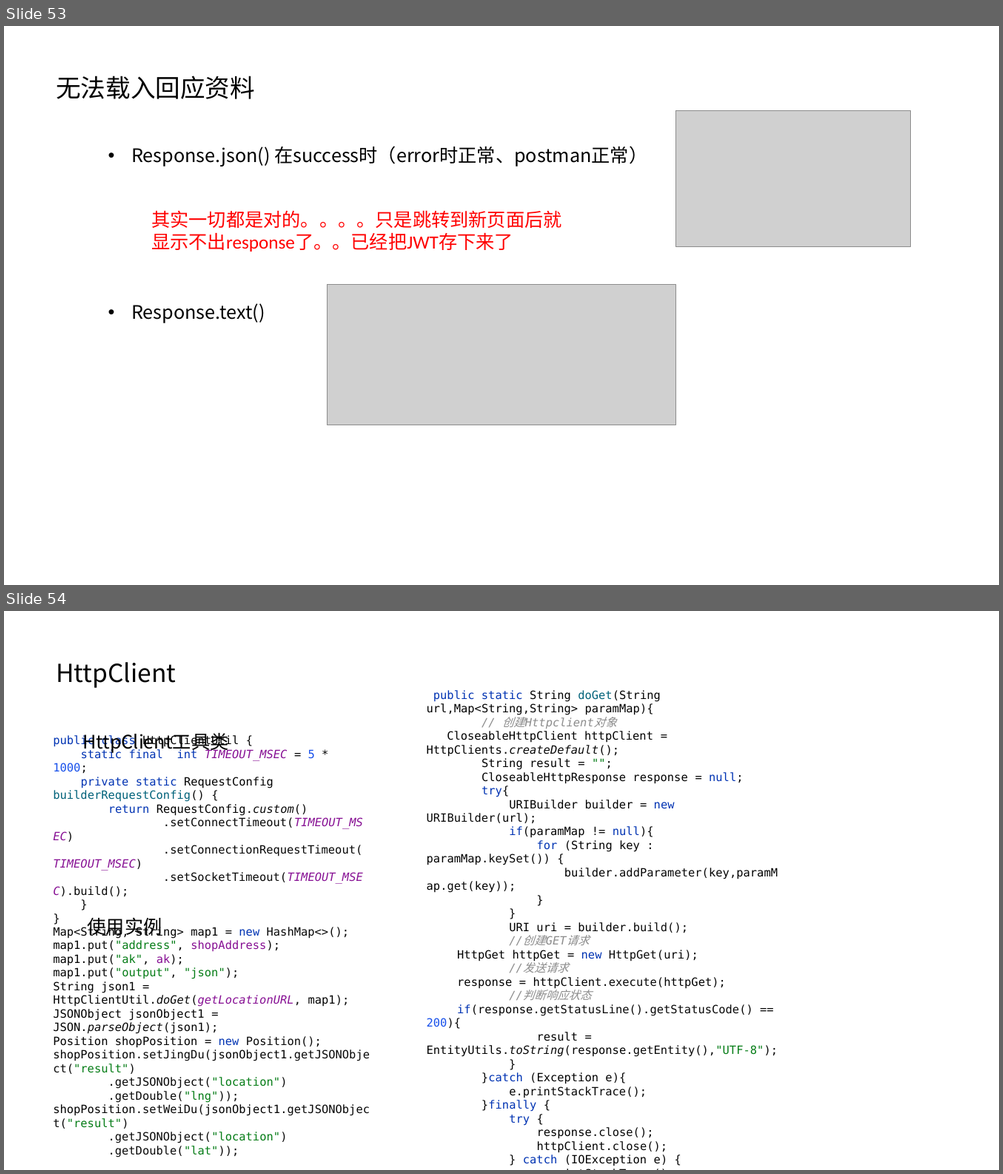
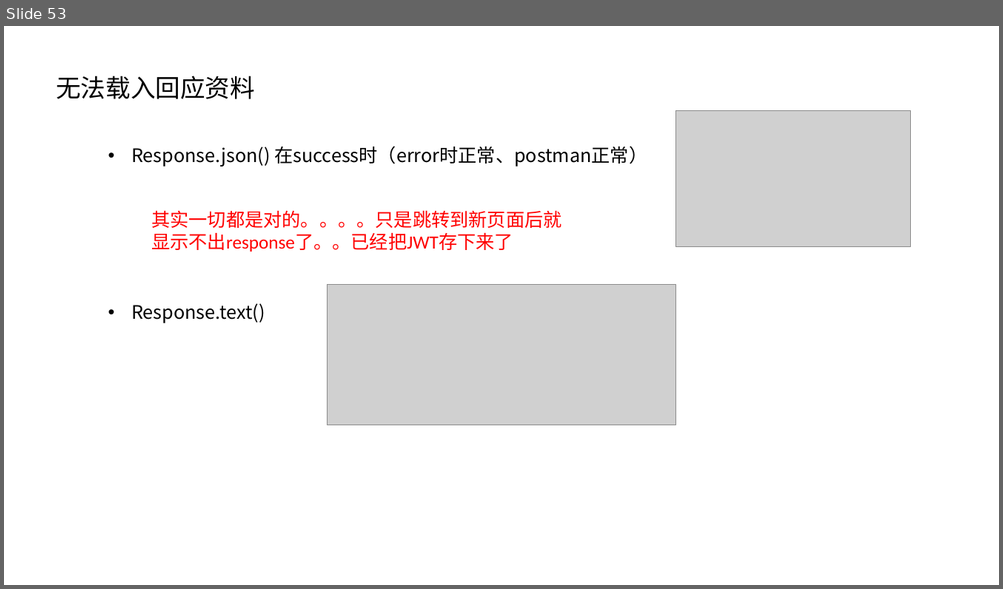
Before and after one commit to 7000qwq/gold, a slide deck: design.pptx. Shown one above the other, each under a label of ours: slides 53 and 54 before the commit, slide 53 after it. The pictures are 1003x1174 and 1003x589 pixels, drawn with LibreOffice and Linux fonts; fonts in the diff are those of the drawing; grey boxes stand for pictures. Boxes give left, top, right and bottom in pixels: in the first picture for what was removed or moved away, otherwise in the second. Text is boxed around its words. In the diff, an @@ line names an element or a change of style, - is before the commit and + after.

```diff
--- a/design.pptx
+++ b/design.pptx
@@ slide 54 removed at (4,611,999,1170), background #FFFFFF @@
@@ text removed at (56,662,176,688) @@
-HttpClient
@@ text removed at (427,690,777,1153) @@
-public static String doGet(String url,Map<String,String> paramMap){
-// 创建Httpclient对象
-CloseableHttpClient httpClient = HttpClients.createDefault();
-String result = "";
-CloseableHttpResponse response = null;
-try{
-URIBuilder builder = new URIBuilder(url);
-if(paramMap != null){
-for (String key : paramMap.keySet()) {
-builder.addParameter(key,paramMap.get(key));
-}
-}
-URI uri = builder.build();
-//创建GET请求
-HttpGet httpGet = new HttpGet(uri);
-//发送请求
-response = httpClient.execute(httpGet);
-//判断响应状态
-if(response.getStatusLine().getStatusCode() == 200){
-result = EntityUtils.toString(response.getEntity(),"UTF-8");
-}
-}catch (Exception e){
-e.printStackTrace();
-}finally {
-try {
-response.close();
-httpClient.close();
-} catch (IOException e) {
-e.printStackTrace();
-}
-}
-return result;
-}
@@ text removed at (53,735,363,897) @@
-public class HttpClientUtil {
-static final int TIMEOUT_MSEC = 5 * 1000;
-private static RequestConfig builderRequestConfig() {
-return RequestConfig.custom()
-.setConnectTimeout(TIMEOUT_MSEC)
-.setConnectionRequestTimeout(TIMEOUT_MSEC)
-.setSocketTimeout(TIMEOUT_MSEC).build();
-}
-}
@@ text removed at (82,733,228,754) @@
-HttpClient工具类
@@ text removed at (88,917,162,938) @@
-使用实例
@@ text removed at (53,926,370,1158) @@
-Map<String, String> map1 = new HashMap<>();
-map1.put("address", shopAddress);
-map1.put("ak", ak);
-map1.put("output", "json");
-String json1 = HttpClientUtil.doGet(getLocationURL, map1);
-JSONObject jsonObject1 = JSON.parseObject(json1);
-Position shopPosition = new Position();
-shopPosition.setJingDu(jsonObject1.getJSONObject("result")
-.getJSONObject("location")
-.getDouble("lng"));
-shopPosition.setWeiDu(jsonObject1.getJSONObject("result")
-.getJSONObject("location")
-.getDouble("lat"));
```
Also in this commit, not shown: 1 slide changed, 3 slides added, 1 other slide removed, 18 other files.
